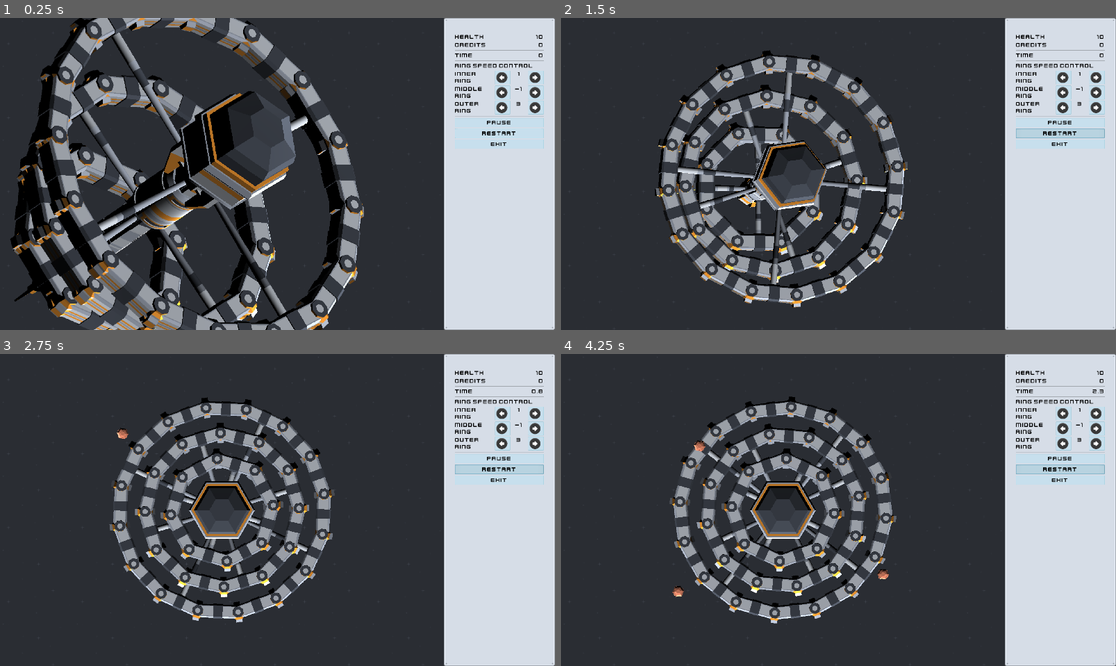
Above: before the commit, frames 1-4 (two rows, left to right).
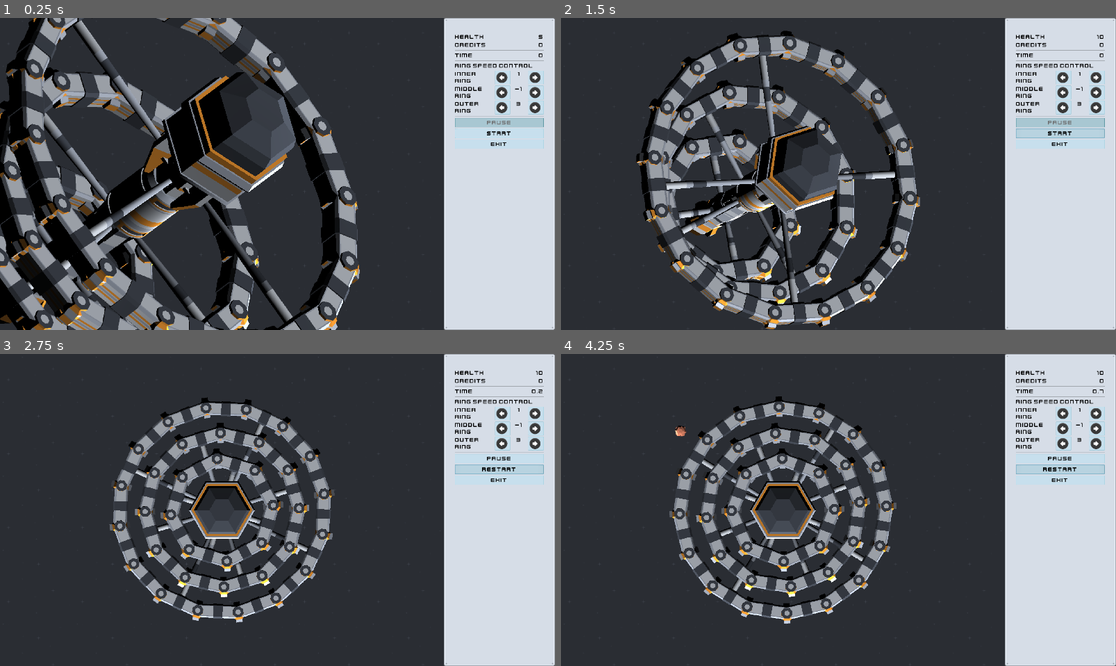
Above: after the commit, the same moments.

Repository: Wrzlprnft/ProtectPortPolyPls
Game: Godot game, scene res://scenes/Main.tscn
The game is run twice, just before and just after one commit, with the same random seed, the same clock (stepped at 60 frames per second) and the same inputs.
Inputs:
- Up to frame 1 (0.25 s): no input
- Up to frame 2 (1.5 s): click "Restart" (after the commit: "Start") at 0.5 s; click "Restart" (after the commit: "Start") at 1.25 s
- Up to frame 3 (2.75 s): click "Restart" (after the commit: "Start") at 2 s
- Up to frame 4 (4.25 s): click "Pause" at 2.75 s; click "Restart" at 3.5 s

The runs differ from the first frame. In frame 1, 34% of the frame differs, in the area x 0-98%, y 0-100%; in frame 2, 23%; in frame 3, less than 0.1%; in frame 4, 10%.

Commit message:
Button magic

Diff:
--- a/assets/Theme.tres
+++ b/assets/Theme.tres
@@ -1,7 +1,16 @@
-[gd_resource type="Theme" load_steps=7 format=2]
+[gd_resource type="Theme" load_steps=8 format=2]
 
 [ext_resource path="res://assets/fonts/kenvector_future.ttf" type="DynamicFontData" id=1]
 [ext_resource path="res://assets/ui/glassPanel.png" type="Texture" id=2]
+
+[sub_resource type="StyleBoxTexture" id=5]
+texture = ExtResource( 2 )
+region_rect = Rect2( 0, 0, 100, 100 )
+margin_left = 5.0
+margin_right = 5.0
+margin_top = 5.0
+margin_bottom = 5.0
+modulate_color = Color( 0.380392, 0.647059, 0.647059, 1 )
 
 [sub_resource type="StyleBoxTexture" id=1]
 texture = ExtResource( 2 )
@@ -36,12 +45,12 @@
 [resource]
 default_font = SubResource( 4 )
 Button/colors/font_color = Color( 0, 0, 0, 1 )
-Button/colors/font_color_disabled = Color( 0.9, 0.9, 0.9, 0.2 )
+Button/colors/font_color_disabled = Color( 0.419608, 0.419608, 0.423529, 1 )
 Button/colors/font_color_hover = Color( 0, 0, 0, 1 )
 Button/colors/font_color_pressed = Color( 0, 0, 0, 1 )
 Button/constants/hseparation = 2
 Button/fonts/font = null
-Button/styles/disabled = null
+Button/styles/disabled = SubResource( 5 )
 Button/styles/focus = null
 Button/styles/hover = SubResource( 1 )
 Button/styles/normal = SubResource( 2 )
--- a/project.godot
+++ b/project.godot
@@ -10,7 +10,7 @@
 
 [application]
 
-config/name="RotaTD"
+config/name="PortPoly"
 run/main_scene="res://scenes/Main.tscn"
 
 [autoload]
--- a/scenes/Main.tscn
+++ b/scenes/Main.tscn
@@ -27,6 +27,7 @@
 [ext_resource path="res://assets/crosshair120.png" type="Texture" id=25]
 [ext_resource path="res://assets/ui/turret_double_SE.png" type="Texture" id=26]
 [ext_resource path="res://scripts/MenuBar.gd" type="Script" id=27]
+[ext_resource path="res://scripts/Pause.gd" type="Script" id=28]
 
 [sub_resource type="SphereShape" id=1]
 radius = 1.69884
@@ -337,18 +338,24 @@
 margin_bottom = 288.0
 
 [node name="Pause" type="Button" parent="MenuBar/VBoxContainer"]
+pause_mode = 2
 margin_top = 292.0
 margin_right = 307.0
 margin_bottom = 325.0
+disabled = true
+toggle_mode = true
 text = "Pause"
+script = ExtResource( 28 )
 
 [node name="Start" type="Button" parent="MenuBar/VBoxContainer"]
+pause_mode = 2
 margin_top = 329.0
 margin_right = 307.0
 margin_bottom = 362.0
-text = "Restart"
+text = "Start"
 
 [node name="Exit" type="Button" parent="MenuBar/VBoxContainer"]
+pause_mode = 2
 margin_top = 366.0
 margin_right = 307.0
 margin_bottom = 399.0
@@ -890,4 +897,7 @@
 [connection signal="pressed" from="MenuBar/VBoxContainer/Ring2Box/Ring2Right" to="MenuBar" method="_on_Ring2Right_pressed"]
 [connection signal="pressed" from="MenuBar/VBoxContainer/Ring3Box/Ring3Left" to="MenuBar" method="_on_Ring3Left_pressed"]
 [connection signal="pressed" from="MenuBar/VBoxContainer/Ring3Box/Ring3Right" to="MenuBar" method="_on_Ring3Right_pressed"]
+[connection signal="toggled" from="MenuBar/VBoxContainer/Pause" to="MenuBar/VBoxContainer/Pause" method="_on_Pause_toggled"]
+[connection signal="pressed" from="MenuBar/VBoxContainer/Start" to="." method="_on_Start_pressed"]
+[connection signal="pressed" from="MenuBar/VBoxContainer/Exit" to="." method="_on_Exit_pressed"]
 [connection signal="pressed" from="ViewportContainer/NinePatchRect/Button" to="ViewportContainer" method="_on_Button_pressed"]
--- a/scripts/Enemy.gd
+++ b/scripts/Enemy.gd
@@ -8,7 +8,7 @@
 
 # Called when the node enters the scene tree for the first time.
 func _ready():
-	Events.connect("start_game",self,"game_reset")
+	Events.connect("game_reset",self,"game_reset")
 
 func game_reset():
 	get_parent().remove_child(self)
--- a/scripts/Events.gd
+++ b/scripts/Events.gd
@@ -4,6 +4,7 @@
 
 signal start_game()
 signal game_started()
+signal game_reset()
 signal game_ended()
 
 signal mount_entered(mount,ring_id)
--- a/scripts/Main.gd
+++ b/scripts/Main.gd
@@ -6,11 +6,15 @@
 
 var time := 0.0
 
+var spawn_cooldown := 0.0
+
 var current_mount = null
 var current_ring_id = 0
 var tracked_mount = null
 var tracked_ring_id = 0
 var mount_tracking := false
+
+var paused := false
 
 var turret_scene = preload("res://scenes/Turret.tscn")
 var meteor_scene = preload("res://scenes/Enemy.tscn")
@@ -48,10 +52,6 @@
 	Events.connect("build_turret",self,"build_turret")
 	Events.connect("change_health",self,"change_health")
 	rng.randomize()
-	start_game()
-	while(true):
-		spawn_meteor()
-		yield(get_tree().create_timer(1), "timeout")
 
 func _input(event):
 	if event is InputEventMouseButton and current_mount and running:
@@ -68,6 +68,13 @@
 	if running:
 		time += delta
 		Events.emit_signal("update_time",time)
+
+func _physics_process(delta):
+	if spawn_cooldown == 0:
+		spawn_meteor()
+		spawn_cooldown = 1*60
+	else:
+		spawn_cooldown -=1
 
 func build_turret(id) -> void:
 	var turret = turret_scene.instance()
@@ -90,12 +97,26 @@
 	$ViewportContainer/Viewport.add_child(meteor)
 
 func start_game() -> void:
-	Events.emit_signal("start_game")
 	set_health(10)
 	time = 0.0
-	yield(Events,"game_started")
-	running = true
+	if not running:
+		Events.emit_signal("start_game")
+		yield(Events,"game_started")
+		running = true
 
 func end_game() -> void:
 	running = false
 	Events.emit_signal("game_ended")
+
+
+
+func _on_Exit_pressed():
+	get_tree().notification(MainLoop.NOTIFICATION_WM_QUIT_REQUEST)
+
+
+func _on_Start_pressed():
+	if get_tree().paused:
+		get_tree().paused = false
+		$MenuBar/VBoxContainer/Pause.pressed = false
+	Events.emit_signal("game_reset")
+	start_game()
--- a/scripts/MenuBar.gd
+++ b/scripts/MenuBar.gd
@@ -12,11 +12,20 @@
 	Events.connect("speed2_changed",self,"speed2_changed")
 	Events.connect("speed3_changed",self,"speed3_changed")
 	Events.connect("update_time",self,"update_time")
+	Events.connect("game_started",self,"start_game")
 
 
 # Called every frame. 'delta' is the elapsed time since the previous frame.
 #func _process(delta):
 #	pass
+
+func start_game() -> void:
+	$VBoxContainer/Start.text = "Restart"
+	$VBoxContainer/Pause.disabled = false
+
+func end_game() -> void:
+	$VBoxContainer/Pause.hide()
+	$VBoxContainer/Pause.disabled = true
 
 func update_time(value) -> void:
 	var time = "%.1f" % value
--- /dev/null
+++ b/scripts/Pause.gd
@@ -0,0 +1,19 @@
+extends Button
+
+
+# Declare member variables here. Examples:
+# var a = 2
+# var b = "text"
+
+
+# Called when the node enters the scene tree for the first time.
+#func _ready():
+#	pass
+
+
+
+func _on_Pause_toggled(button_pressed):
+	if button_pressed:
+		get_tree().paused = true
+	else:
+		get_tree().paused = false
--- a/scripts/Turret.gd
+++ b/scripts/Turret.gd
@@ -10,7 +10,7 @@
 
 # Called when the node enters the scene tree for the first time.
 func _ready():
-	Events.connect("start_game",self,"game_reset")
+	Events.connect("game_reset",self,"game_reset")
 	Events.connect("game_ended",self,"stop_firing")
 
 func game_reset():
Not shown: 1 places in scenes/Main.tscn that only renumber resources
